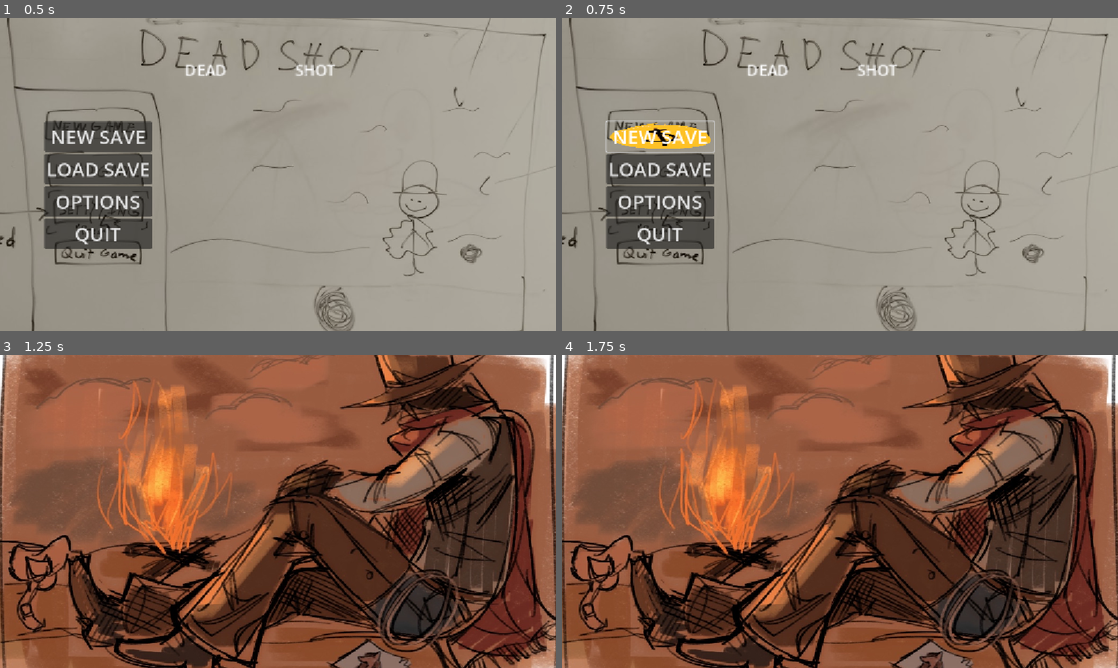
Above: before the commit, frames 1-4 (two rows, left to right).
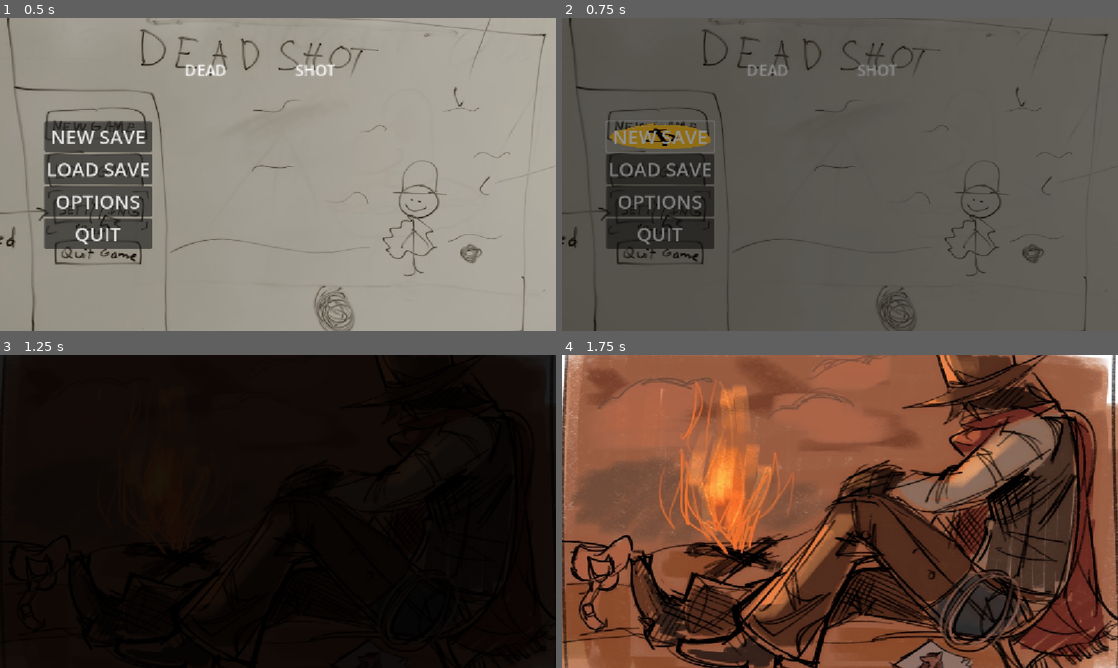
Above: after the commit, the same moments.

Repository: gmuGADIG/DEADSHOT
Game: Godot game, scene res://menu/main_menu/main_menu.tscn
Two runs of this game, one before a commit and one after it. Both use one fixed random seed, a clock stepped at 60 frames per second and the inputs below. The engine's default icon, where the game draws it, is replaced by a stand-in: a white triangle on a blue panel in a dark square. Sound files missing from this copy of the repository are replaced by a short silence.
Inputs (mouse positions are in pixels of both pictures, inside the frame that each line leads up to):
- Up to frame 1 (0.5 s): no input
- Up to frame 2 (0.75 s): click "NEW SAVE" at 0.5 s
- Up to frame 3 (1.25 s): no input
- Up to frame 4 (1.75 s): move the mouse to (962, 495) at 1.27 s; press the mouse at (962, 495) at 1.28 s; hold D (move_right) from 1.28 s (still down)

Frame 1 is identical in both runs. In frame 2, 99% of the frame differs, in the area x 0-100%, y 0-100%; in frame 3, 92%; in frame 4, nothing differs.

Commit message:
scene switch fix

Diff:
--- a/systems/scene_switch/scene_switch.gd
+++ b/systems/scene_switch/scene_switch.gd
@@ -1,4 +1,4 @@
-extends Control
+extends CanvasLayer
 
 @export var fade_curve : Curve
 @export var scene_change_time : float
@@ -11,6 +11,7 @@
 	transition_time = 0
 	switched_scenes = false
 	next_scene = file_path
+	$ColorRect.show()
 
 
 # Called every frame. 'delta' is the elapsed time since the previous frame.
@@ -22,4 +23,5 @@
 		if not switched_scenes and transition_time >= scene_change_time:
 			get_tree().change_scene_to_file(next_scene)
 		if transition_time >= fade_curve.max_domain:
+			$ColorRect.hide()
 			transition_time = -1
--- a/systems/scene_switch/scene_switch.tscn
+++ b/systems/scene_switch/scene_switch.tscn
@@ -6,23 +6,17 @@
 _data = [Vector2(0, 0), 0.0, 0.0, 0, 0, Vector2(0.4, 1), 0.0, 0.0, 0, 0, Vector2(0.6, 1), 0.0, 0.0, 0, 0, Vector2(1, 0), 0.0, 0.0, 0, 0]
 point_count = 4
 
-[node name="SceneManager" type="Control"]
+[node name="SceneManager" type="CanvasLayer"]
 process_mode = 3
-layout_mode = 3
+script = ExtResource("1_dr43d")
+fade_curve = SubResource("Curve_dr43d")
+scene_change_time = 0.5
+
+[node name="ColorRect" type="ColorRect" parent="."]
 anchors_preset = 15
 anchor_right = 1.0
 anchor_bottom = 1.0
 grow_horizontal = 2
 grow_vertical = 2
-script = ExtResource("1_dr43d")
-fade_curve = SubResource("Curve_dr43d")
-scene_change_time = 0.5
-
-[node name="ColorRect" type="ColorRect" parent="."]
-layout_mode = 1
-anchors_preset = 15
-anchor_right = 1.0
-anchor_bottom = 1.0
-grow_horizontal = 2
-grow_vertical = 2
-color = Color(0, 0, 0, 1)
+mouse_filter = 2
+color = Color(0, 0, 0, 0)
Not shown: 1 places in menu/main_menu/main_menu.tscn that only renumber resources
